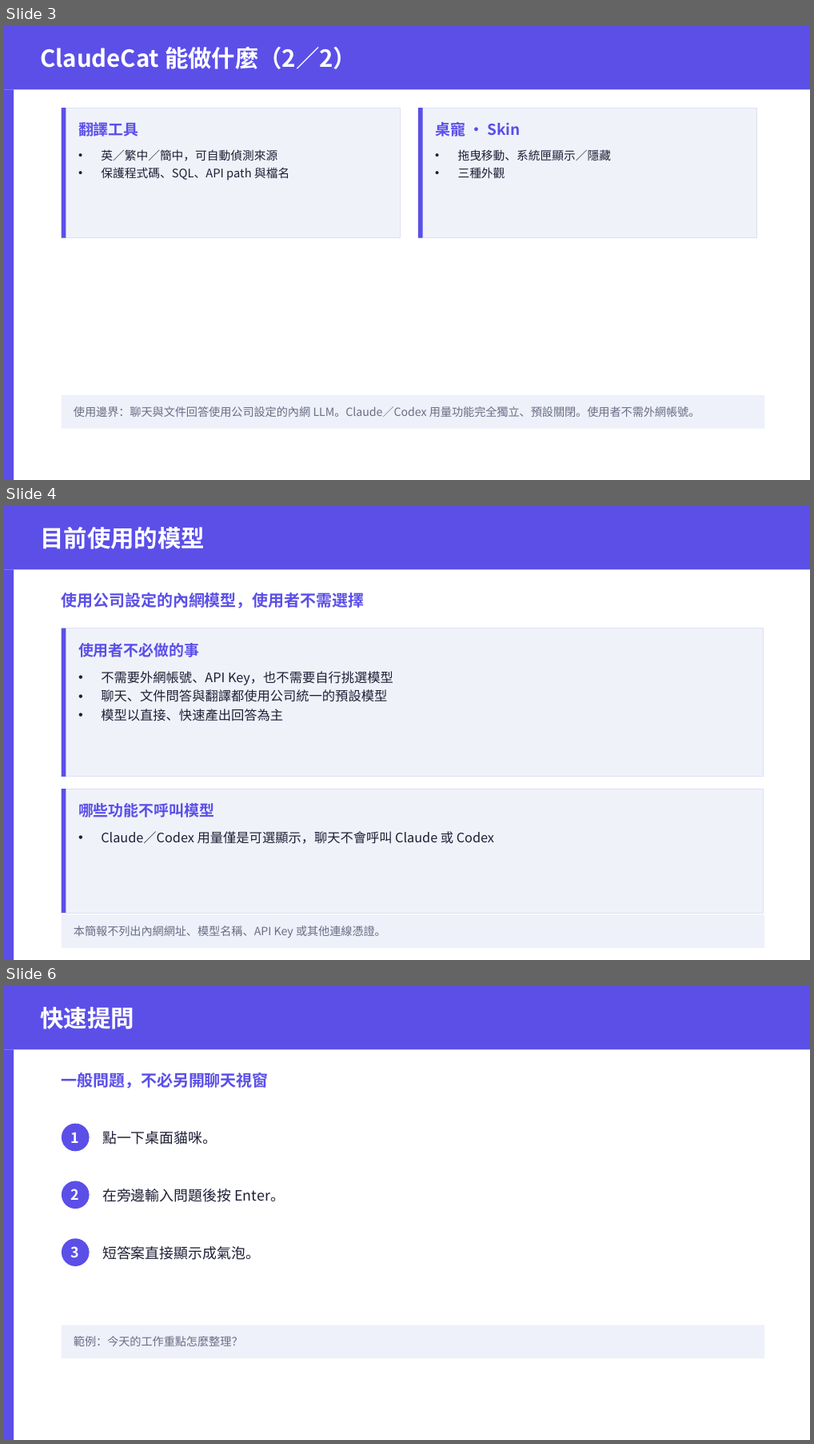
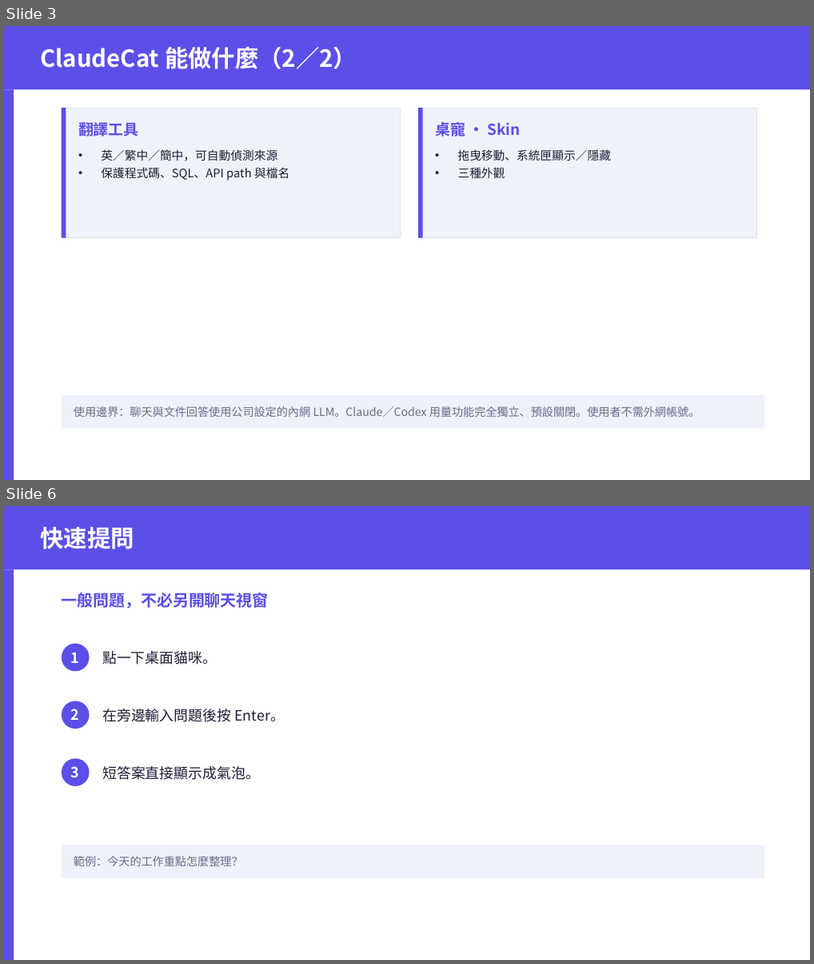
Before and after one commit to tototal999/cat_calude, a slide deck: 使用者SOP_投影版.pptx. Shown one above the other, each under a label of ours: slides 3, 4 and 6 before the commit, slides 3 and 6 after it; the slides between them are not shown. The pictures are 814x1444 and 814x964 pixels, drawn with LibreOffice and Linux fonts; fonts in the diff are those of the drawing. Boxes give left, top, right and bottom in pixels: in the first picture for what was removed or moved away, otherwise in the second. Text is boxed around its words. In the diff, an @@ line names an element or a change of style, - is before the commit and + after.

```diff
--- a/使用者SOP_投影版.pptx
+++ b/使用者SOP_投影版.pptx
@@ slide 4 removed at bbox=[4, 506, 810, 960], background #FFFFFF @@
@@ rectangle removed at bbox=[4, 506, 810, 569] @@
@@ text removed at bbox=[40, 527, 205, 549] @@
-目前使用的模型
@@ rectangle removed at bbox=[4, 569, 14, 960] @@
@@ text removed at bbox=[62, 592, 364, 608] @@
-使用公司設定的內網模型，使用者不需選擇
@@ rectangle removed at bbox=[62, 628, 763, 776] @@
@@ rectangle removed at bbox=[62, 628, 66, 776] @@
@@ text removed at bbox=[78, 643, 199, 657] @@
-使用者不必做的事
@@ text removed at bbox=[101, 671, 394, 721] @@
-• 不需要外網帳號、API Key，也不需要自行挑選模型
-• 聊天、文件問答與翻譯都使用公司統一的預設模型
-• 模型以直接、快速產出回答為主
@@ rectangle removed at bbox=[62, 788, 763, 912] @@
@@ rectangle removed at bbox=[62, 788, 66, 912] @@
@@ text removed at bbox=[78, 803, 214, 817] @@
-哪些功能不呼叫模型
@@ text removed at bbox=[101, 831, 494, 844] @@
-• Claude／Codex 用量僅是可選顯示，聊天不會呼叫 Claude 或 Codex
@@ rectangle removed at bbox=[62, 914, 765, 948] @@
@@ text removed at bbox=[74, 925, 386, 937] @@
-本簡報不列出內網網址、模型名稱、API Key 或其他連線憑證。
```
Also in this commit, not shown: 3 slides changed, 1 slide added, 20 other files.
